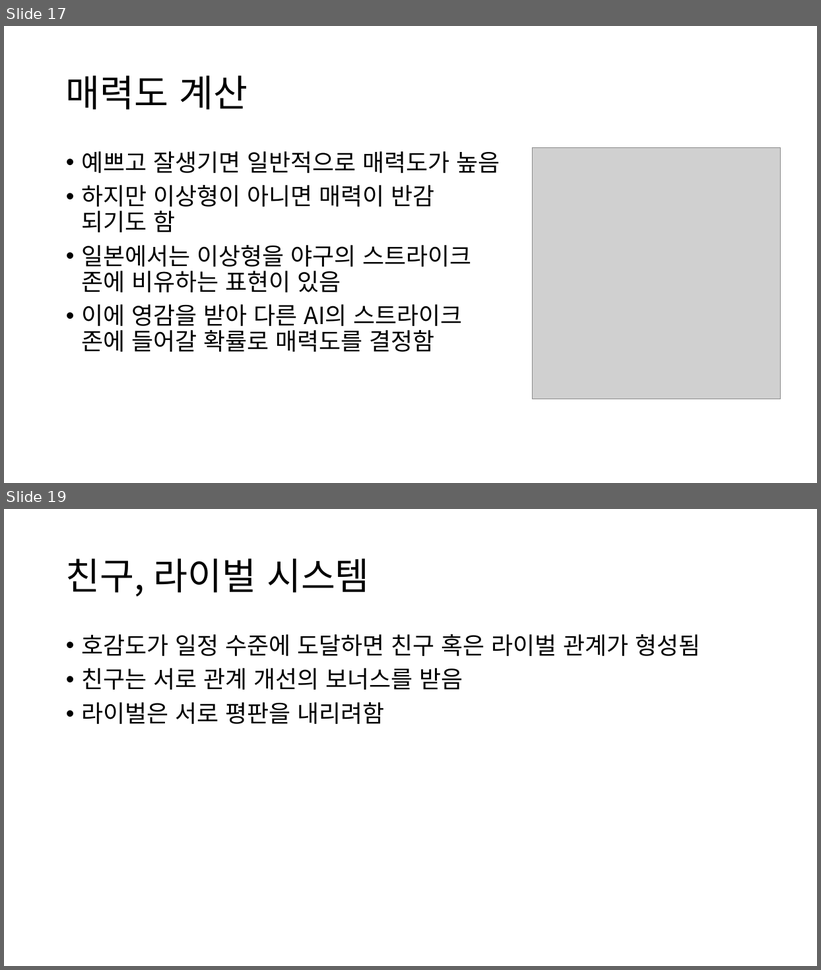
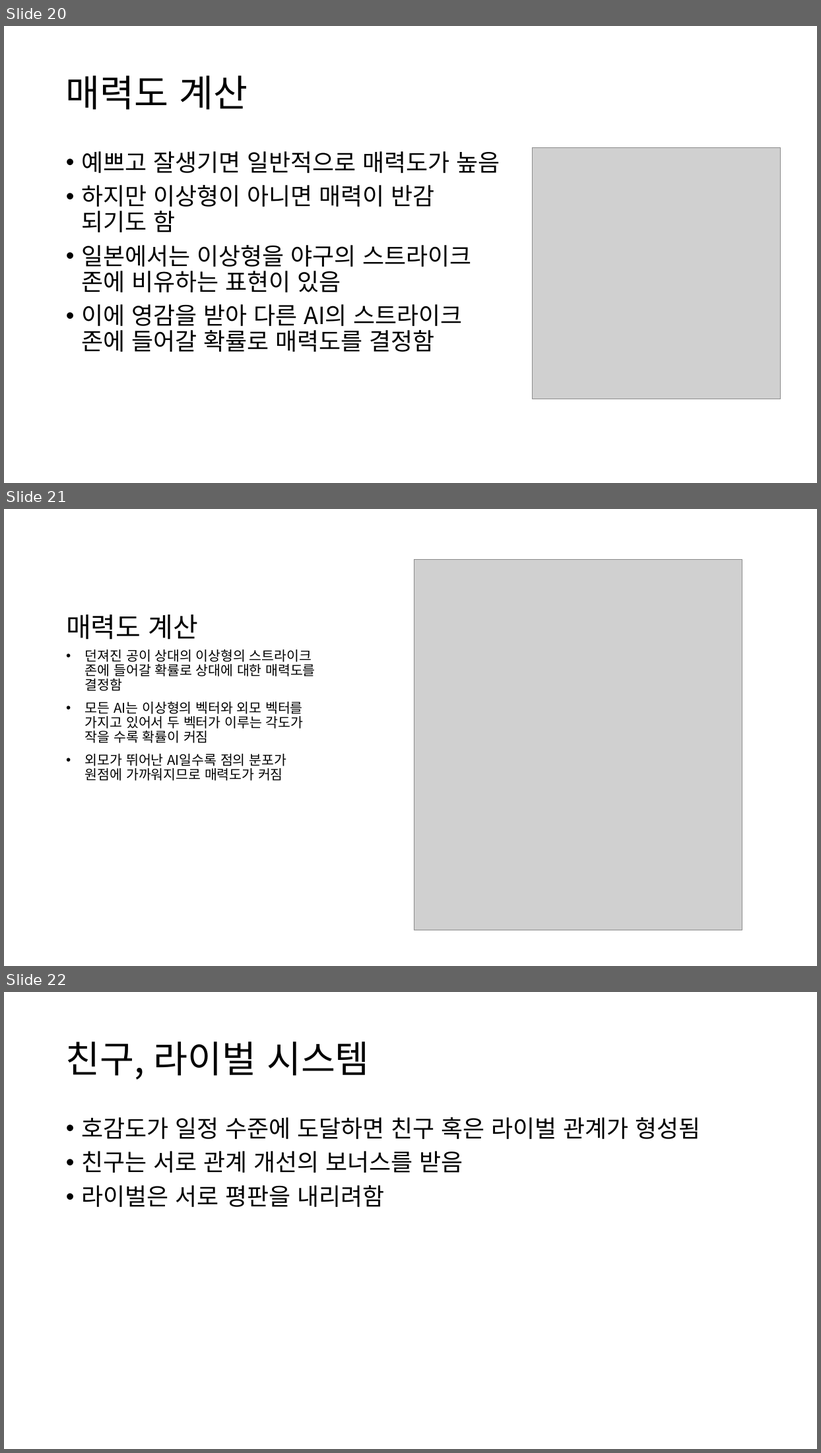
Before and after one commit to pilboy97/SchoolSim, a slide deck: Doc/Utility AI의 구현과 검증.pptx. Shown one above the other, each under a label of ours: slides 17 and 19 before the commit, slides 20, 21 and 22 after it; the slides between them are not shown. The pictures are 821x970 and 821x1453 pixels, drawn with LibreOffice and Linux fonts; fonts in the diff are those of the drawing; grey boxes stand for pictures. Boxes give left, top, right and bottom in pixels: in the first picture for what was removed or moved away, otherwise in the second. Text is boxed around its words. In the diff, an @@ line names an element or a change of style, - is before the commit and + after.

```diff
--- a/Doc/Utility AI의 구현과 검증.pptx
+++ b/Doc/Utility AI의 구현과 검증.pptx
@@ slide 21 added at (x1=4, y1=509, x2=817, y2=966), background #FFFFFF @@
@@ picture added at (x1=415, y1=560, x2=742, y2=931) @@
@@ title added at (x1=66, y1=615, x2=199, y2=640), 32 pt, text #000000 @@
+매력도 계산
@@ text added at (x1=85, y1=650, x2=315, y2=781), 16 pt, text #000000 @@
+• 던져진 공이 상대의 이상형의 스트라이크 존에 들어갈 확률로 상대에 대한 매력도를 결정함
+• 모든 AI는 이상형의 벡터와 외모 벡터를 가지고 있어서 두 벡터가 이루는 각도가 작을 수록 확률이 커짐
+• 외모가 뛰어난 AI일수록 점의 분포가 원점에 가까워지므로 매력도가 커짐
@@ what was slide 17 is now slide 20 @@
@@ what was slide 19 is now slide 22 @@
```
Also in this commit, not shown: 8 slides changed, 4 other slides added, 1 slide removed, 26 other files.
